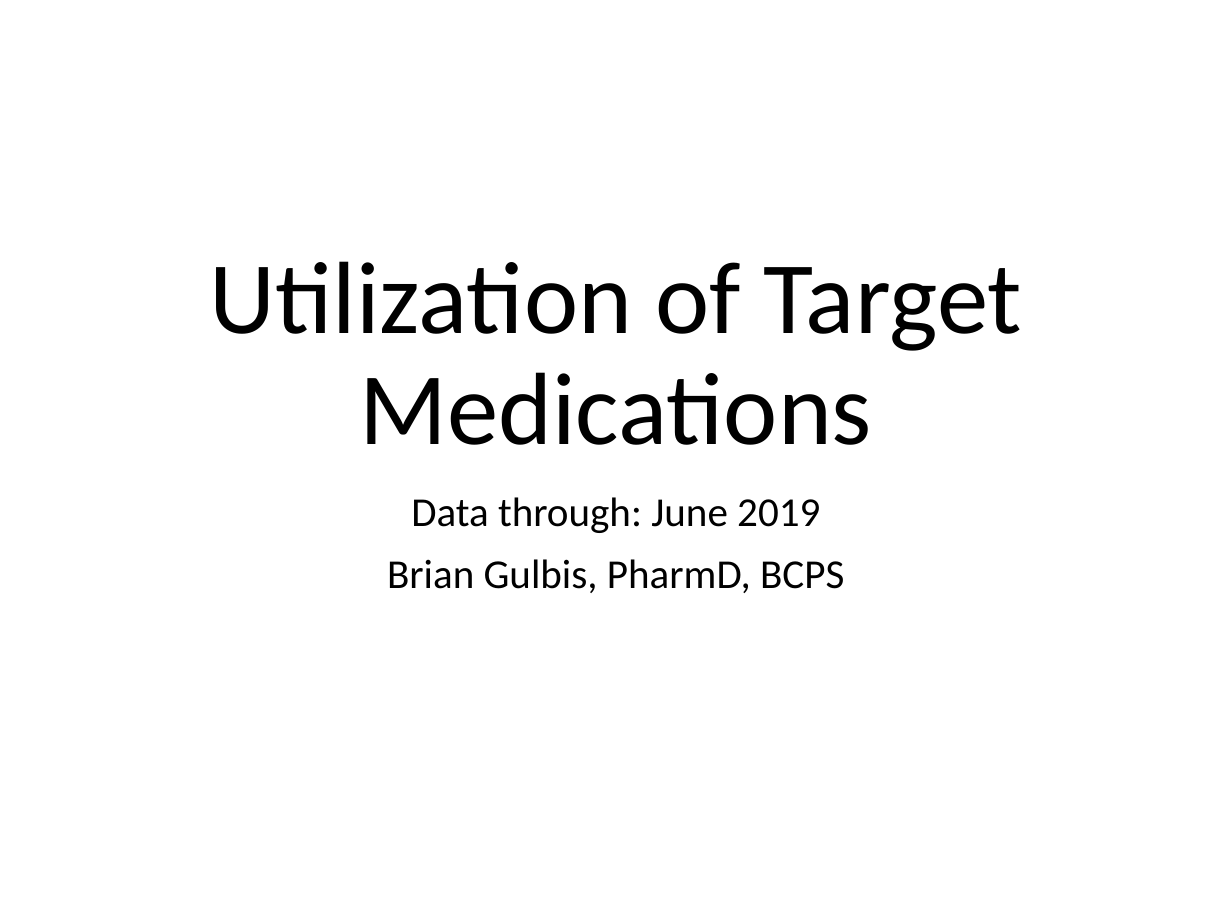
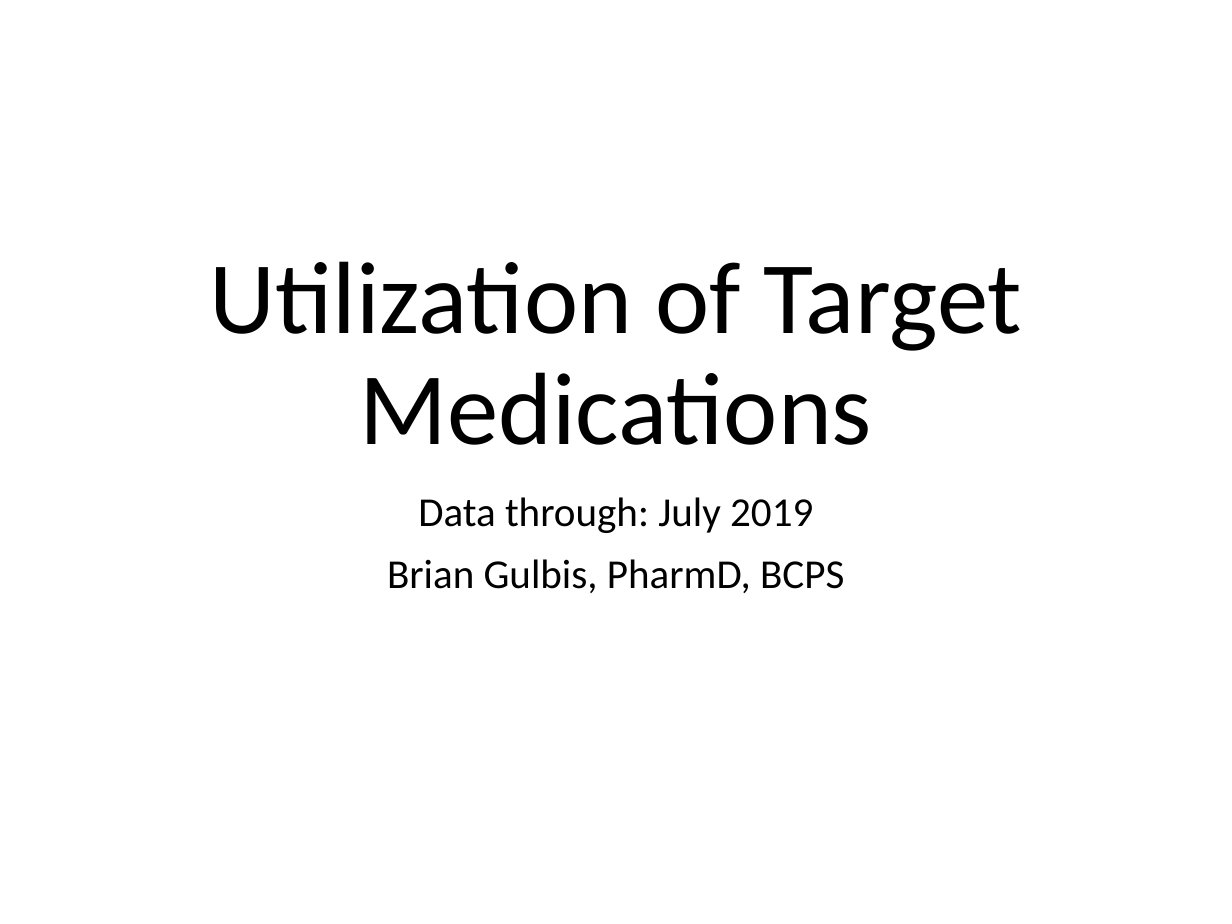
Before and after one commit to bgulbis/med_tracking, a slide deck: slide 1 of report/utilization/python_utilization_slides.pptx. Drawn at 1232x924 pixels with LibreOffice and Linux fonts; fonts in the diff are those of the drawing. Boxes give left, top, right and bottom in pixels: in the first picture for what was removed or moved away, otherwise in the second. Text is boxed around its words. In the diff, an @@ line names an element or a change of style, - is before the commit and + after.

Commit message:
july slides

```diff
--- a/report/utilization/python_utilization_slides.pptx
+++ b/report/utilization/python_utilization_slides.pptx
@@ subtitle at box(418, 497, 813, 533): text changed @@
-Data through: June 2019
+Data through: July 2019
```
Also in this commit, not shown: 1 other file.
